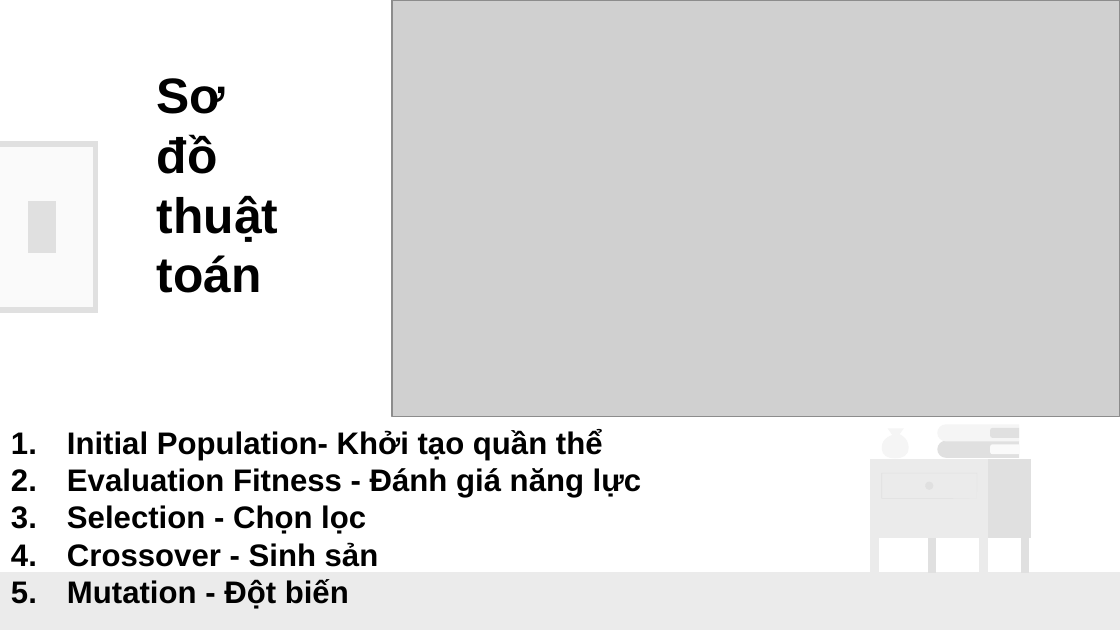
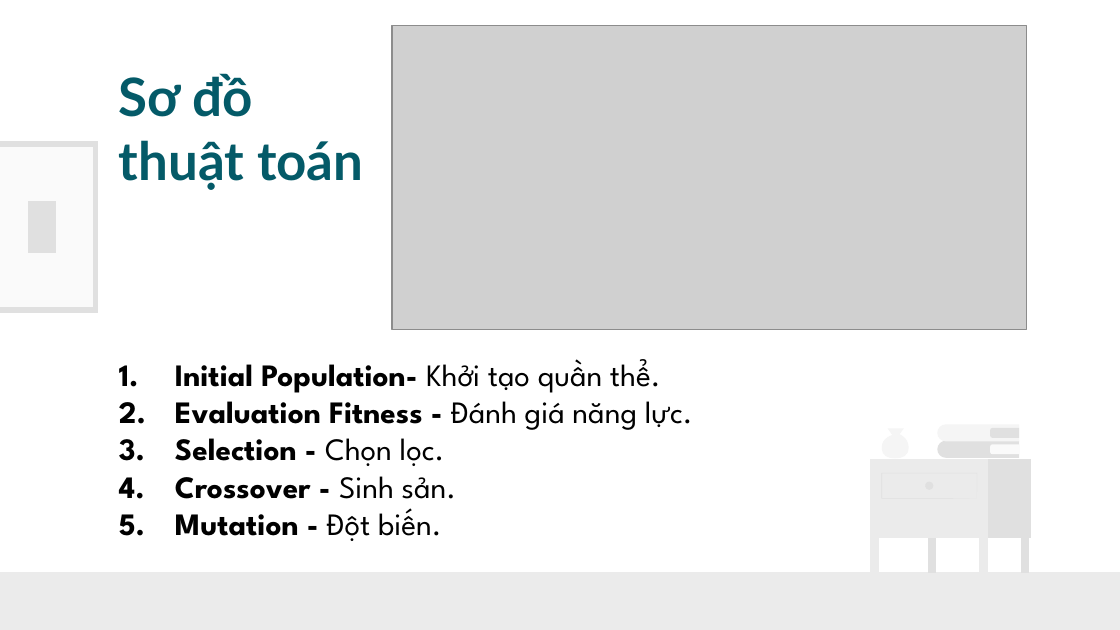
Before and after one commit to TooCuteToo/GiaiThuatTienHoa, a slide deck: slide 10 of ThuatTienHoa_I.pptx (slide 9 before the commit). Drawn at 1120x630 pixels with LibreOffice and Linux fonts; fonts in the diff are those of the drawing; grey boxes stand for pictures. Boxes give left, top, right and bottom in pixels: in the first picture for what was removed or moved away, otherwise in the second. Text is boxed around its words. In the diff, an @@ line names an element or a change of style, - is before the commit and + after.

```diff
--- a/ThuatTienHoa_I.pptx
+++ b/ThuatTienHoa_I.pptx
@@ picture: place and size @@
-picture at [392, 0, 1120, 417]
+picture at [392, 26, 1027, 329]
@@ text "Sơ đồ thuật toán": place and size @@
-text "Sơ đồ thuật toán" at [157, 78, 279, 293]
+text "Sơ đồ thuật toán" at [119, 73, 363, 189]
@@ text "Sơ đồ thuật toán" at [119, 73, 363, 189]: size 32 to 34 pt, font Arial to Lato, text colour #000000 to #045A68 @@
@@ text at [175, 359, 693, 541]: text changed; font Arial to League Spartan @@
-1. Initial Population- Khởi tạo quần thể
-2. Evaluation Fitness - Đánh giá năng lực
-3. Selection - Chọn lọc
-4. Crossover - Sinh sản
-5. Mutation - Đột biến
+1. Initial Population- Khởi tạo quần thể.
+2. Evaluation Fitness - Đánh giá năng lực.
+3. Selection - Chọn lọc.
+4. Crossover - Sinh sản.
+5. Mutation - Đột biến.
```
Also in this commit, not shown: 24 other slides changed, 1 slide added, 1 other file.
